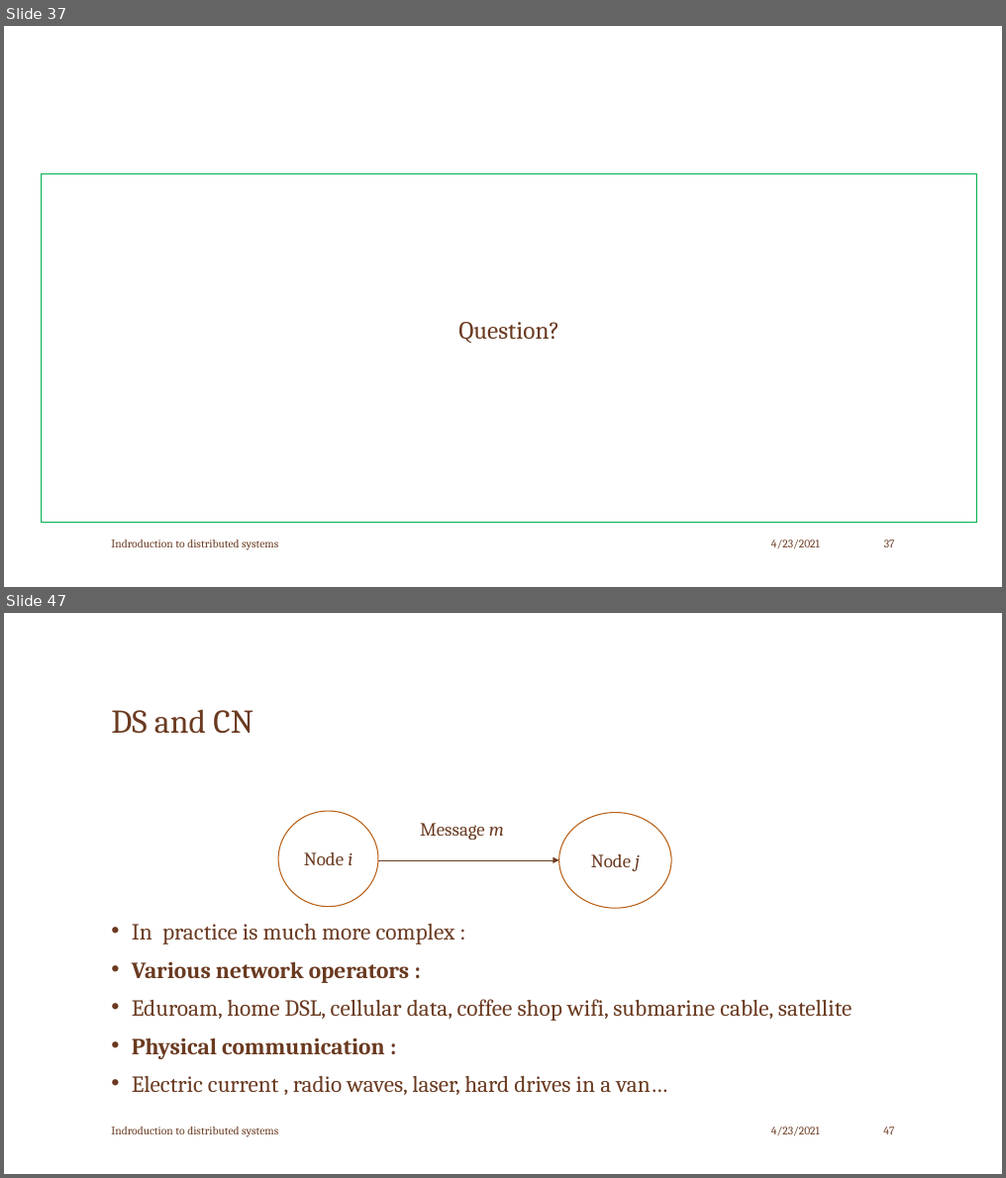
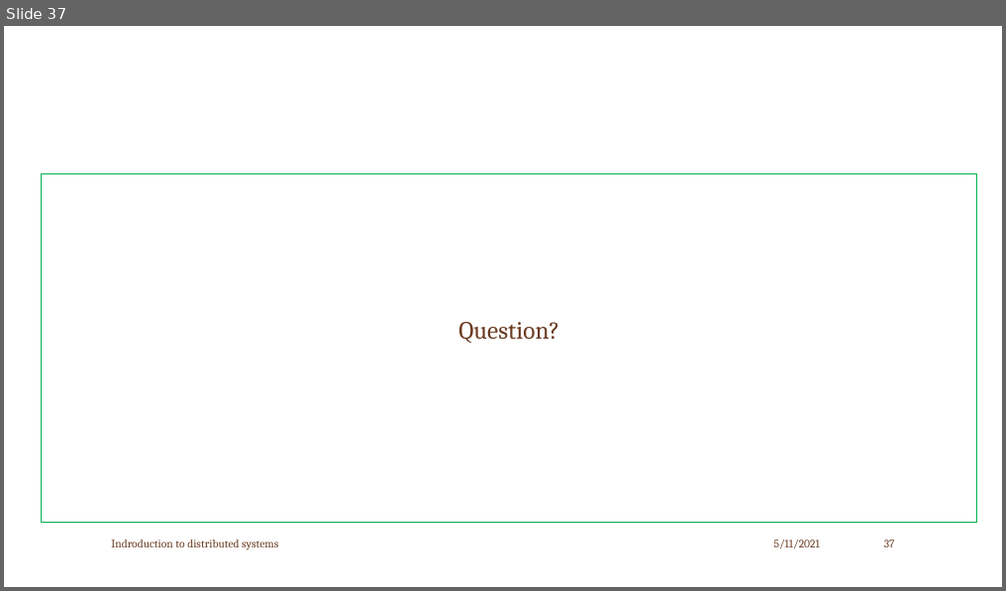
Before and after one commit to girma31/java, a slide deck: Distributed System.pptx. Shown one above the other, each under a label of ours: slides 37 and 47 before the commit, slide 37 after it; the slides between them are not shown. The pictures are 1006x1178 and 1006x591 pixels, drawn with LibreOffice and Linux fonts; fonts in the diff are those of the drawing; background and template pictures are left out. Boxes give left, top, right and bottom in pixels: in the first picture for what was removed or moved away, otherwise in the second. Text is boxed around its words. In the diff, an @@ line names an element or a change of style, - is before the commit and + after.

```diff
--- a/Distributed System.pptx
+++ b/Distributed System.pptx
@@ slide 47 removed at [4,613,1002,1174], background picture (left out) @@
@@ title removed at [111,709,253,734] @@
-DS and CN
@@ ellipse removed at [278,811,377,907] @@
-Node i
@@ ellipse removed at [558,813,671,909] @@
-Node j
@@ text removed at [420,823,504,840] @@
-Message m
@@ arrow removed from (378, 861) to (558, 861) @@
@@ text removed at [132,924,851,1095] @@
-• In practice is much more complex :
-• Various network operators :
-• Eduroam, home DSL, cellular data, coffee shop wifi, submarine cable, satellite
-• Physical communication :
-• Electric current , radio waves, laser, hard drives in a van…
@@ text removed at [111,1127,278,1138] @@
-Indroduction to distributed systems
@@ text removed at [771,1127,820,1137] @@
-4/23/2021
@@ page number removed at [883,1127,894,1135] @@
-47
@@ slide 37 changed as well @@
@@ text at [774,540,820,550]: text changed @@
-4/23/2021
+5/11/2021
```
Also in this commit, not shown: 35 other slides changed, 19 other slides removed.
